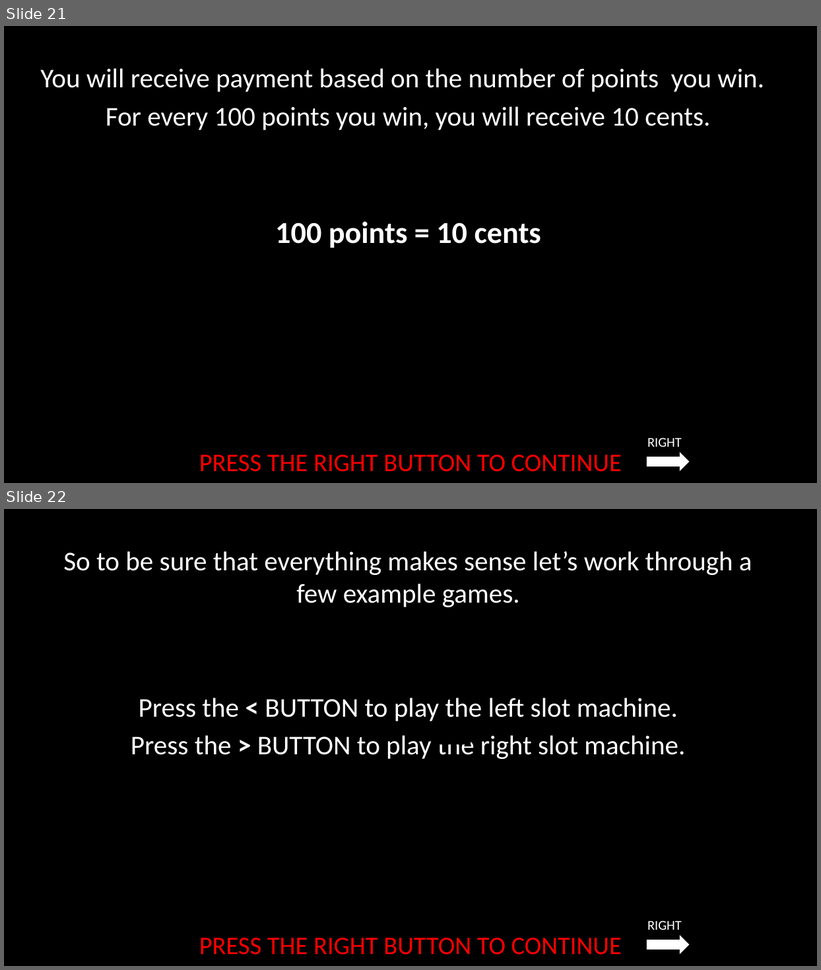
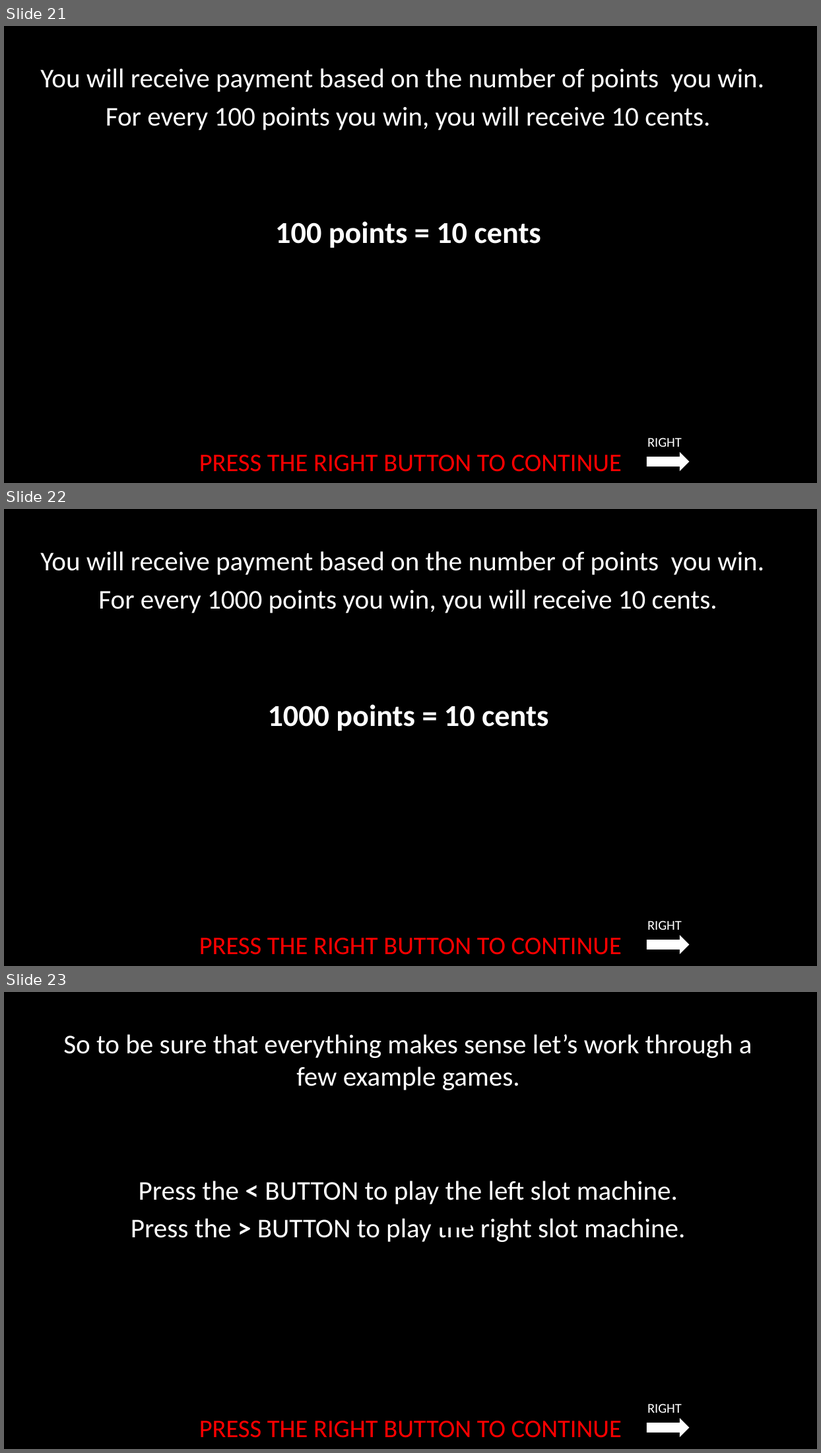
Before and after one commit to laureate-institute-for-brain-research/StimToolOnline, a slide deck: public/js/tasks/horizon/media/horizonInstructions_RSS.pptx. Shown one above the other, each under a label of ours: slides 21 and 22 before the commit, slides 21, 22 and 23 after it. The pictures are 821x970 and 821x1453 pixels, drawn with LibreOffice and Linux fonts; fonts in the diff are those of the drawing. Boxes give left, top, right and bottom in pixels: in the first picture for what was removed or moved away, otherwise in the second. Text is boxed around its words. In the diff, an @@ line names an element or a change of style, - is before the commit and + after.

Commit message:
changed points in horzion task for 1000 points = 10 cents for vanderbelt study

```diff
--- a/public/js/tasks/horizon/media/horizonInstructions_RSS.pptx
+++ b/public/js/tasks/horizon/media/horizonInstructions_RSS.pptx
@@ slide 22 added at [4, 509, 817, 966], background #000000 @@
@@ text added at [40, 551, 764, 731], 32 pt, text #FFFFFF @@
+You will receive payment based on the number of points you win.
+For every 1000 points you win, you will receive 10 cents.
+1000 points = 10 cents
@@ text added at [648, 921, 682, 930], 16 pt, text #FFFFFF @@
+RIGHT
@@ text added at [199, 938, 622, 955], 30 pt, text #FF0000 @@
+PRESS THE RIGHT BUTTON TO CONTINUE
@@ right arrow added at [647, 935, 690, 955], fill #FFFFFF @@
@@ what was slide 22 is now slide 23 @@
```
Also in this commit, not shown: 6 other files.
